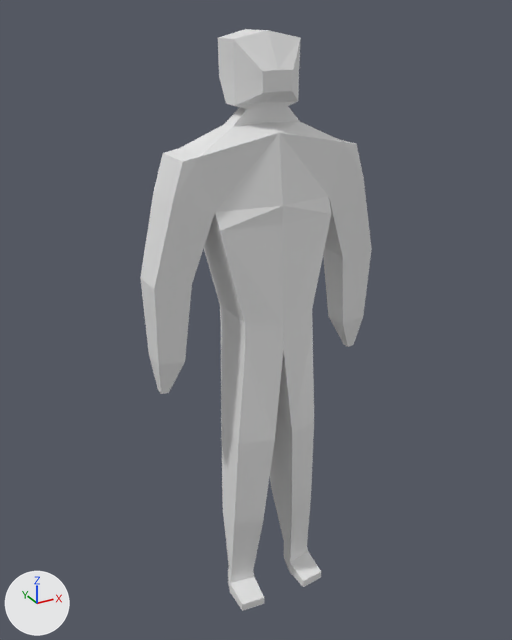
The Blender file slender man.blend as it was, and as the next commit left it.
One viewpoint serves both versions: a 50 mm camera at (-4.28, -7.44, 2.38) aimed at (-0.06, 0.24, -1.46). Lighting does not change. The marker at lower left points along +X, +Y and +Z.

The scene before the commit, as lines of its bpy script (objects in view):
```python
me_cube = bpy.data.meshes.new('Cube')
me_cube.from_pydata(...)  # 86 vertices, 74 faces; spans x 0.0..1.58, y -0.52..0.63, z -5.69..2.16
ob_cube = bpy.data.objects.new('Cube', me_cube)
ob_cube.location = (0.0, 0.0, 0.0)
_m = ob_cube.modifiers.new('Mirror', 'MIRROR')
_m.use_clip = True
```
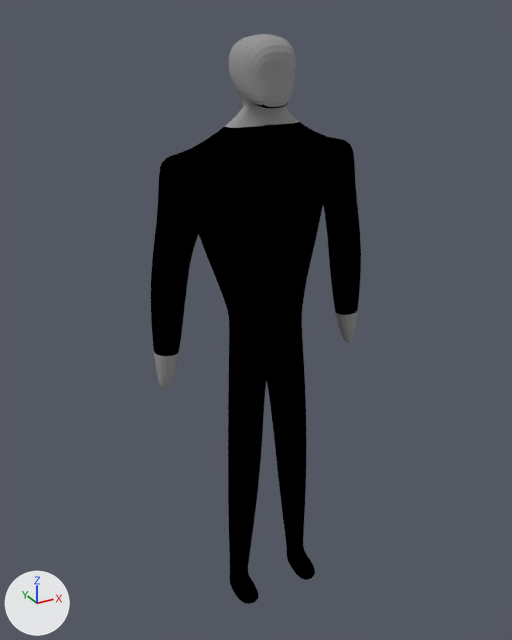
What differs and where, as boxes (x1, y1, x2, y2) in the pictures (512 x 640 px; the box of a moved part takes in the faces that stretch with it):
'Cube', reshaped, recoloured, modifiers changed (9% narrower)
    before: (140, 29, 372, 611)
    after: (151, 34, 361, 604)
part 1 of me_cube, moved or reshaped
    before: (154, 29, 363, 444)
    after: (158, 34, 356, 440)
part 2 of me_cube, recoloured (white to black)
    before: (140, 125, 372, 611)
    after: (151, 122, 361, 604)
part 3 of me_cube, recoloured
    before: (224, 70, 293, 127)
    after: (225, 65, 299, 128)
part 4 of me_cube, recoloured
    before: (149, 317, 363, 394)
    after: (154, 312, 357, 389)

What the commit changed:
Material 'grey colour' (mat_grey_colour) is new.
Its base color is (0.0, 0.0, 0.0) (black #000000).
Material 'Material' (mat_material) is new.
Its base color is (0.311, 0.311, 0.311) (grey #979797).
me_cube has 86 vertices, 74 faces and spans x 0.0..1.58, y -0.52..0.63, z -5.69..2.16.
me_cube is used by ob_cube; location (0.0, 0.0, 0.0).
me_cube part 1: 18 of 86 vertices moved; they spanned x 0.0..1.18, y -0.39..0.63, z -1.64..2.16 and now span x 0.0..1.39, y -0.22..0.54, z -1.64..2.16; mean shift (0.02, 0.0, -0.03); largest move (0.0, -0.37, -1.33) -> (0.0, -0.05, -1.36).
me_cube part 2: 53 of the faces centred in x 0.0..1.57, y -0.51..0.57, z -5.68..1.44 switch from no material to mat_grey_colour (black #000000).
me_cube part 3: 16 of the faces centred in x 0.1..0.43, y -0.16..0.54, z 1.22..2.12 switch from no material to mat_material (grey #979797).
me_cube part 4: 5 of the faces centred in x 1.3..1.54, y 0.07..0.29, z -2.15..-1.9 switch from no material to mat_material (grey #979797).
Object 'Cube' (ob_cube) gains a SUBSURF modifier named 'Subdivision'.
Modifier setting: levels = 2.
